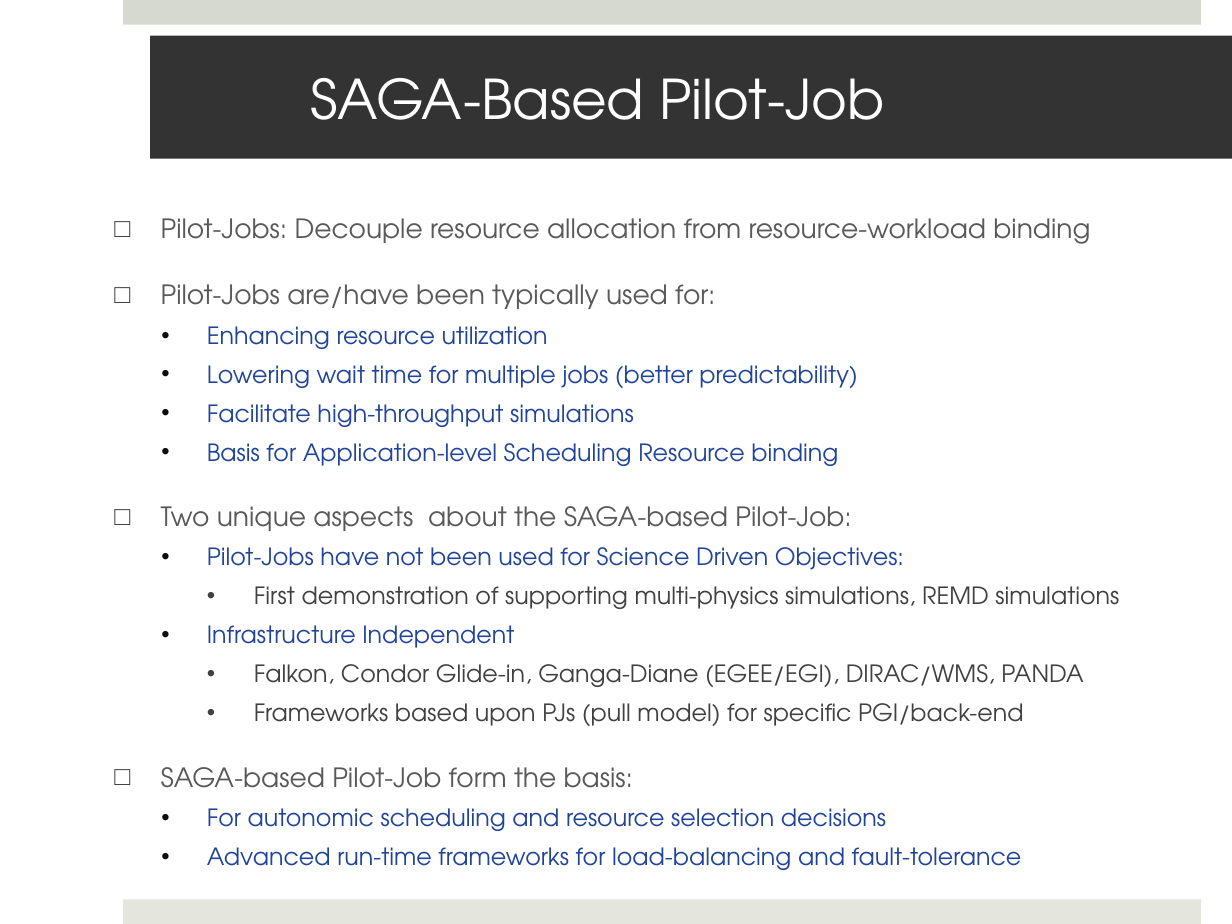
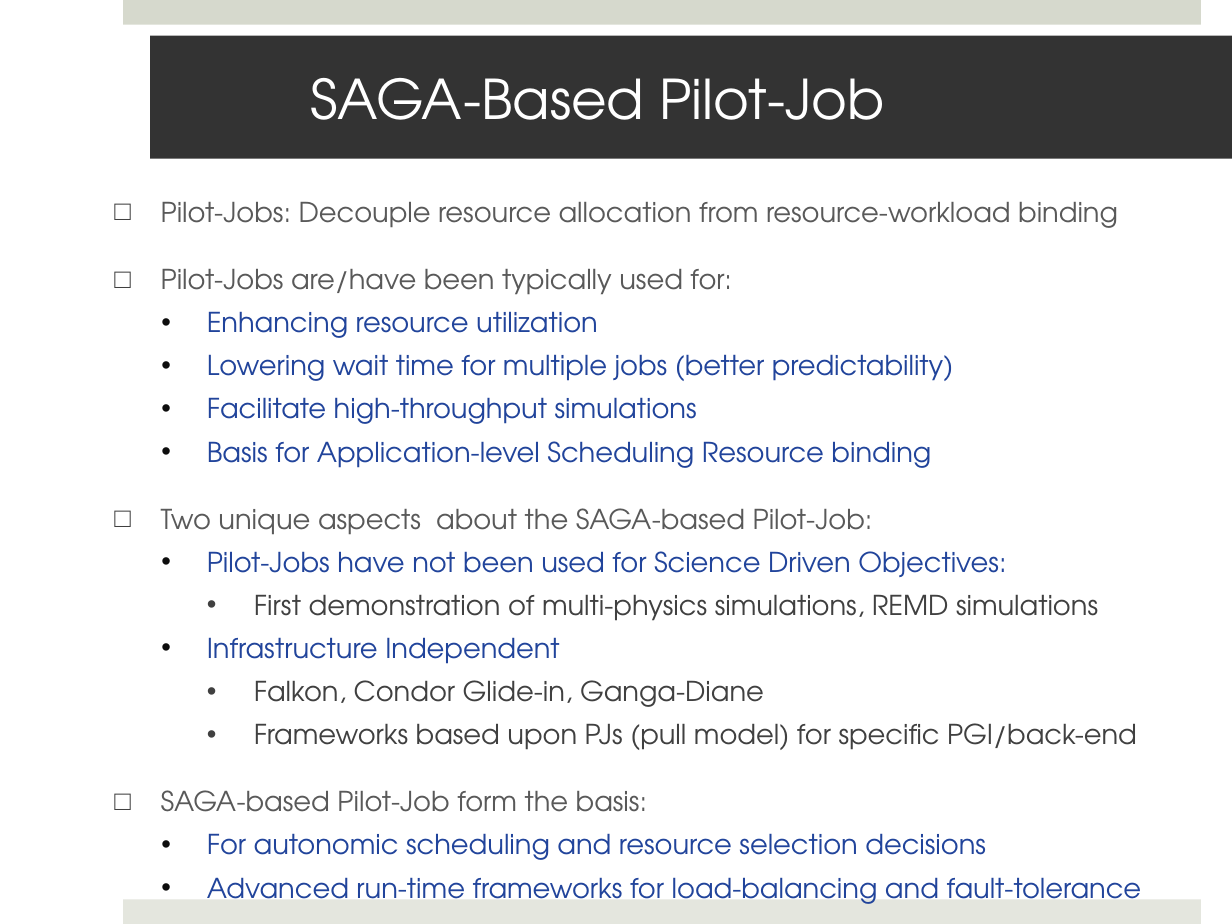
Before and after one commit to saga-project/saga-cpp-legacy-projects, a slide deck: slide 17 of saga-talks/abstractions_for_ls-microsoft.pptx. Drawn at 1232x924 pixels with LibreOffice and Linux fonts; fonts in the diff are those of the drawing; background and template pictures are left out. Boxes give left, top, right and bottom in pixels: in the first picture for what was removed or moved away, otherwise in the second. Text is boxed around its words. In the diff, an @@ line names an element or a change of style, - is before the commit and + after.

```diff
--- a/saga-talks/abstractions_for_ls-microsoft.pptx
+++ b/saga-talks/abstractions_for_ls-microsoft.pptx
@@ text "Pilot-Jobs: Decouple resource allocation from ..." moved from (x1=161, y1=218, x2=1119, y2=870) to (x1=161, y1=202, x2=1142, y2=904) @@
@@ text at (x1=161, y1=202, x2=1142, y2=904): size 15.5 to 16 pt in "Pilot-Jobs: Decouple resource allocation from resource-workl ...", "Pilot-Jobs are/have been typically used for:", "Two unique aspects about the SAGA-based Pilot-Job:", "SAGA-based Pilot-Job form the basis:"; size 13.9 to 16 pt in "Enhancing resource utilization", "Lowering wait time for multiple jobs (better ...", "Facilitate high-throughput simulations", "Basis for Application-level Scheduling Resource binding" and 5 more places @@
@@ text at (x1=254, y1=594, x2=1098, y2=621): text changed; size 13.9 to 16 pt @@
-    • First demonstration of supporting multi-physics simulations, REMD simulations
+    • First demonstration of multi-physics simulations, REMD simulations
@@ text at (x1=254, y1=680, x2=764, y2=707): text changed; size 13.9 to 16 pt @@
-    • Falkon, Condor Glide-in, Ganga-Diane (EGEE/EGI), DIRAC/WMS, PANDA
+    • Falkon, Condor Glide-in, Ganga-Diane
```
Also in this commit, not shown: 8 other slides changed, 1 slide added.
